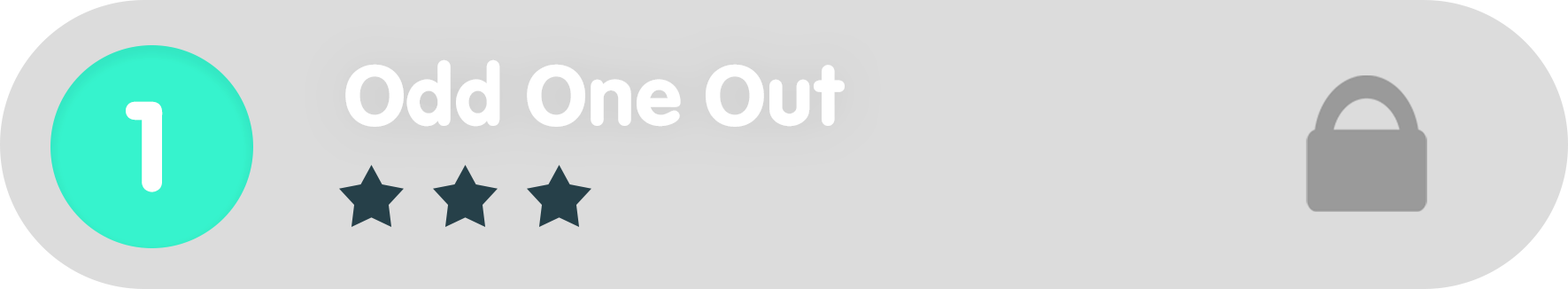
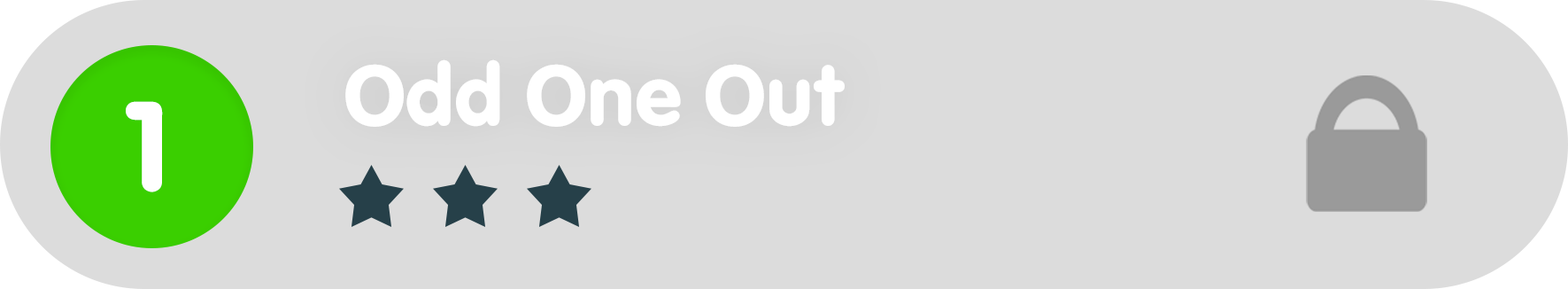
Revision of a layered 1568 x 289 image; what changed, layer by layer:
painted on "Ellipse_green" over 50, 45, 254, 248
